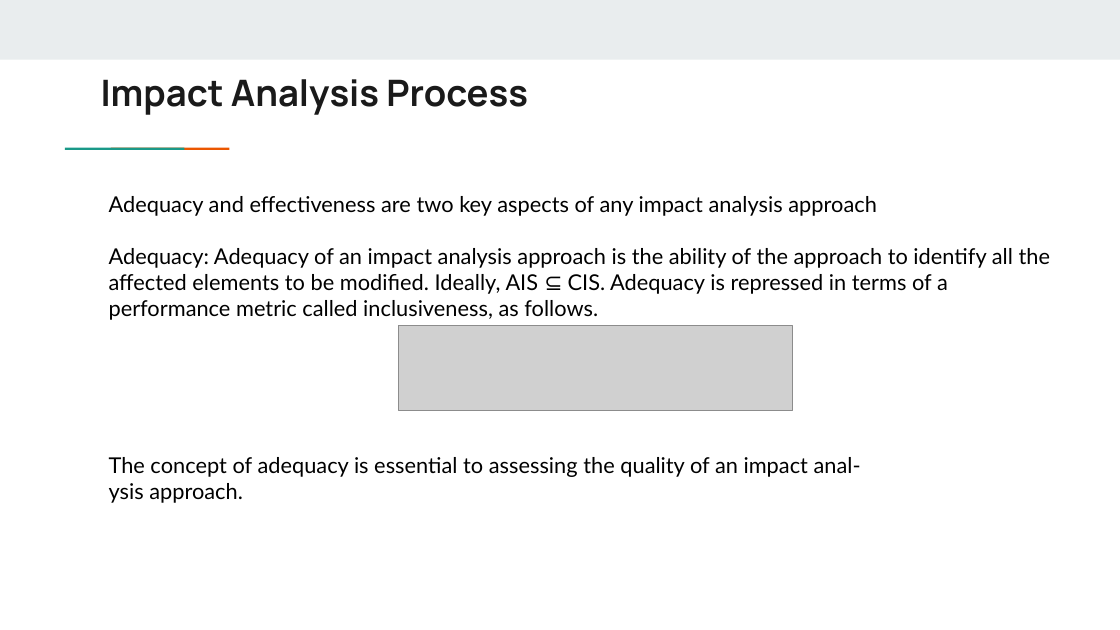
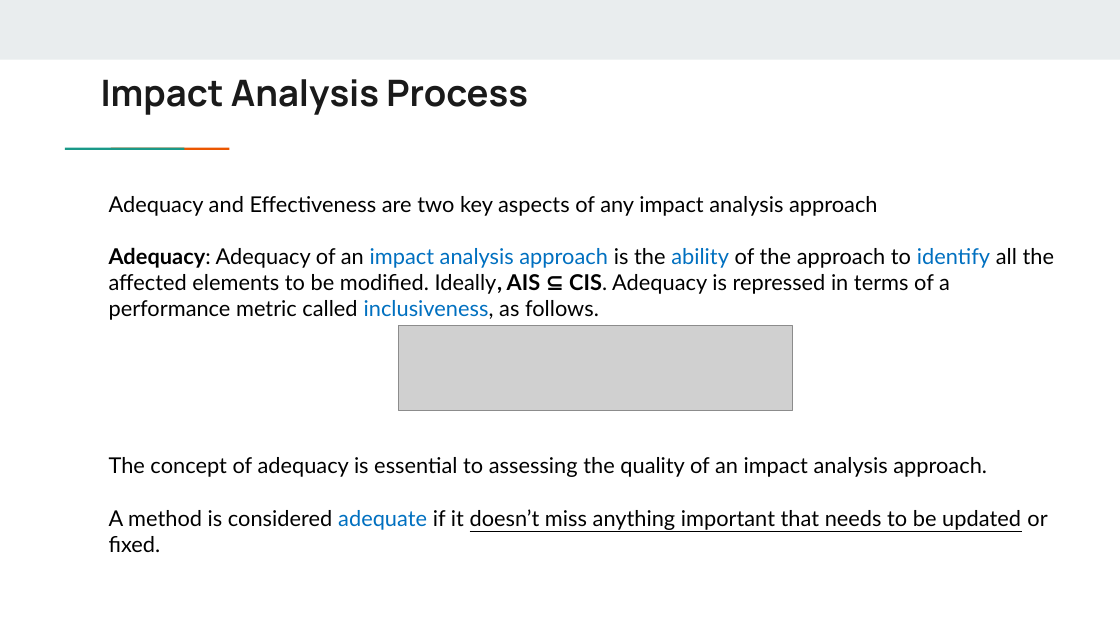
Before and after one commit to GoonerMAK/SWE_4801_Software_Maintenance, a slide deck: slide 24 of Chapter 12_impact analysis.pptx. Drawn at 1120x630 pixels with LibreOffice and Linux fonts; fonts in the diff are those of the drawing; grey boxes stand for pictures. Boxes give left, top, right and bottom in pixels: in the first picture for what was removed or moved away, otherwise in the second. Text is boxed around its words. In the diff, an @@ line names an element or a change of style, - is before the commit and + after.

```diff
--- a/Chapter 12_impact analysis.pptx
+++ b/Chapter 12_impact analysis.pptx
@@ text at bbox=[109, 196, 1054, 552]: text changed @@
-Adequacy and effectiveness are two key aspects of any impact analysis approach
-Adequacy: Adequacy of an impact analysis approach is the ability of the approach to identify all the affected elements to be modified. Ideally, AIS ⊆ CIS. Adequacy is repressed in terms of a performance metric called inclusiveness, as follows.
-The concept of adequacy is essential to assessing the quality of an impact anal-
-ysis approach.
+Adequacy and Effectiveness are two key aspects of any impact analysis approach
+Adequacy: Adequacy of an impact analysis approach is the ability of the approach to identify all the affected elements to be modified. Ideally, AIS ⊆ CIS. Adequacy is repressed in terms of a performance metric called inclusiveness, as follows.
+The concept of adequacy is essential to assessing the quality of an impact analysis approach.
+A method is considered adequate if it doesn’t miss anything important that needs to be updated or fixed.
```
Also in this commit, not shown: 41 other slides changed, 1 slide added, 2 slides removed, 3 other files.
